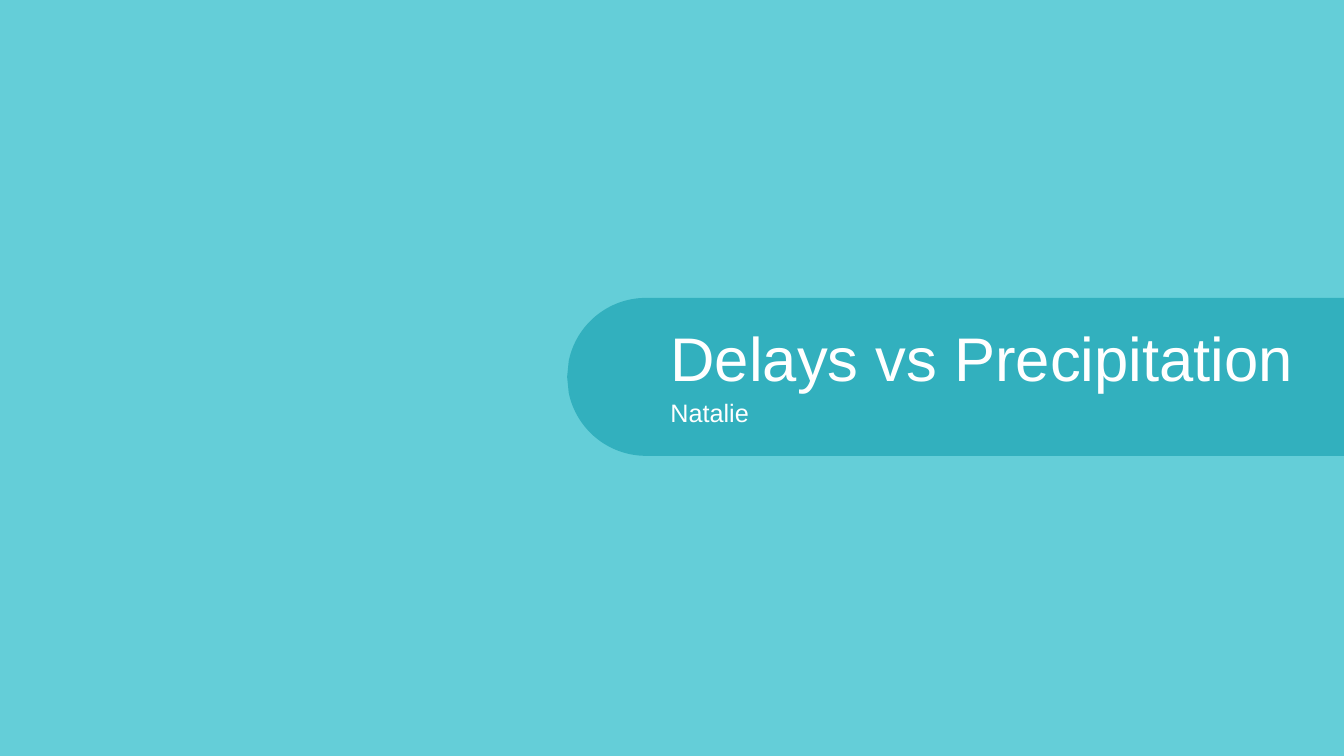
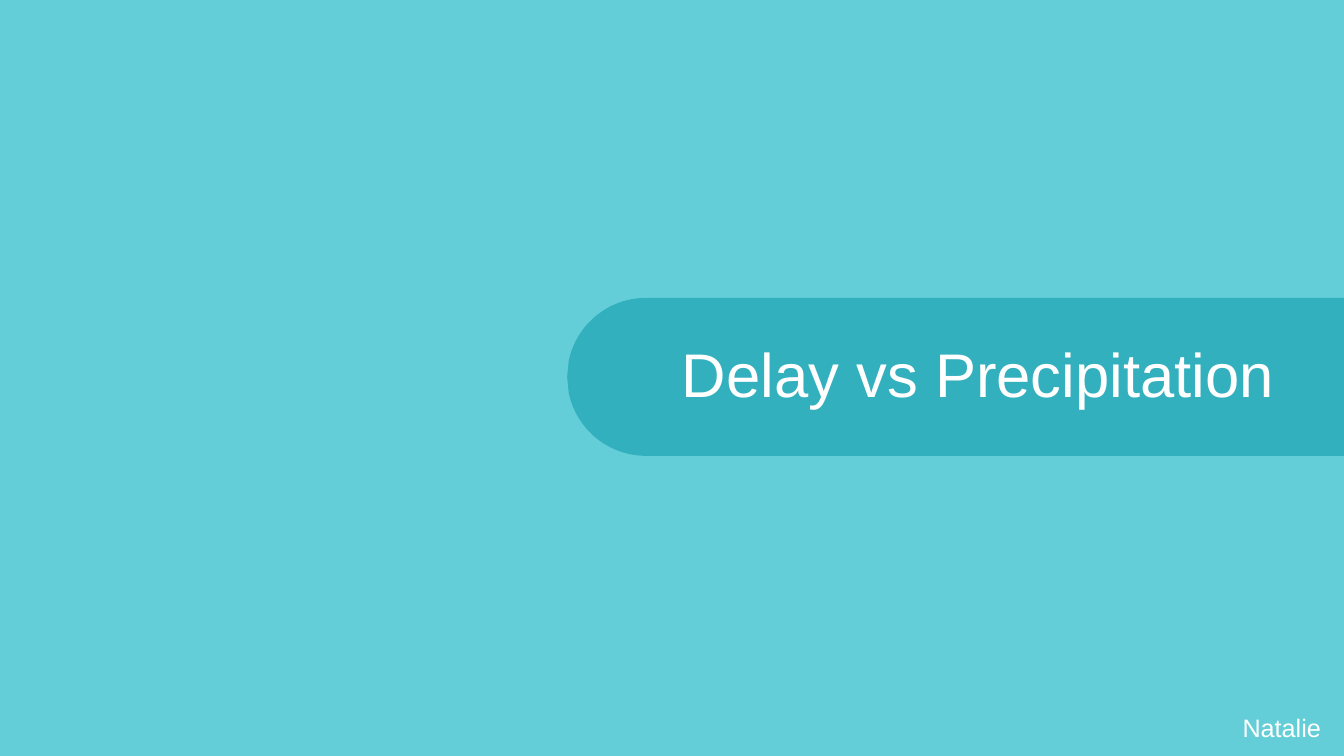
Before and after one commit to bgrullon/FlightDelayPrediction, a slide deck: slide 11 of src/presentation/Flight Delay Prediction.pptx. Drawn at 1344x756 pixels with LibreOffice and Linux fonts; fonts in the diff are those of the drawing; background and template pictures are left out. Boxes give left, top, right and bottom in pixels: in the first picture for what was removed or moved away, otherwise in the second. Text is boxed around its words. In the diff, an @@ line names an element or a change of style, - is before the commit and + after.

```diff
--- a/src/presentation/Flight Delay Prediction.pptx
+++ b/src/presentation/Flight Delay Prediction.pptx
@@ text at <box>682,352,1274,409</box>: text changed @@
-Delays vs Precipitation
+Delay vs Precipitation
@@ text "Natalie": place and size @@
-text "Natalie" at <box>670,403,748,423</box>
+text "Natalie" at <box>1243,719,1321,737</box>
```
Also in this commit, not shown: 13 other slides changed, 4 slides added, 2 slides removed, 2 other files.
